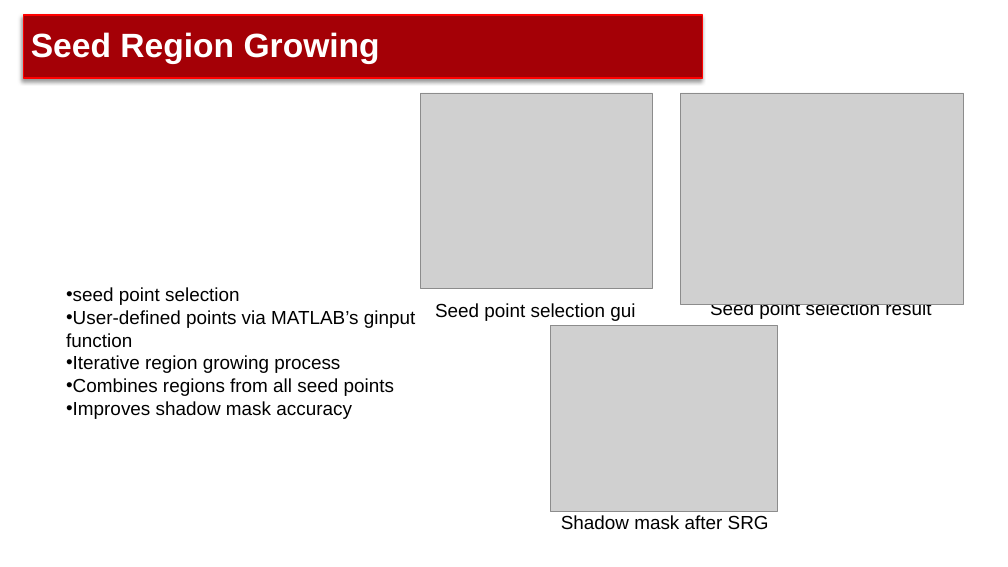
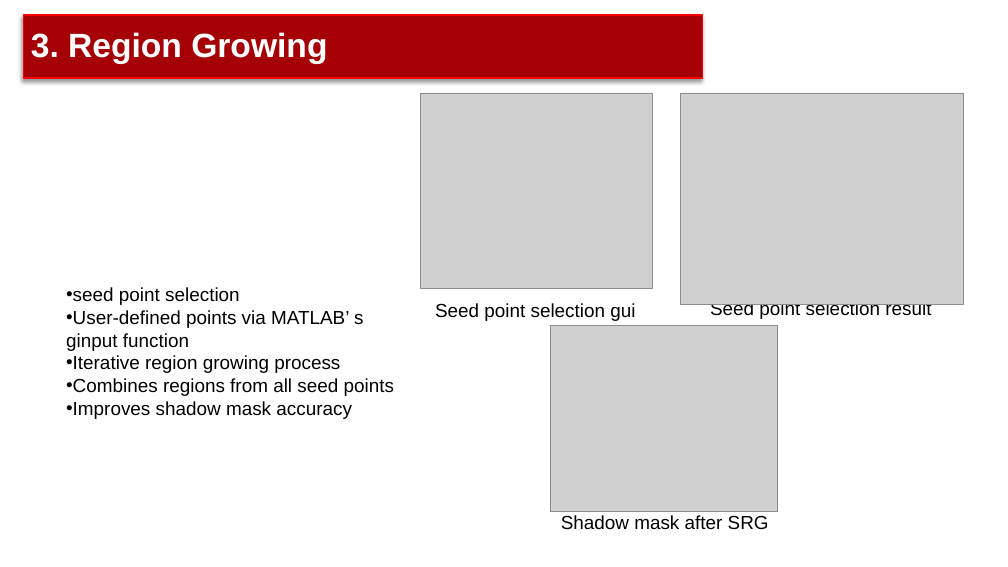
Before and after one commit to RealJustinNi/CS270-Digitial-Image-Processing-Project, a slide deck: slide 5 of DIP2024_Group2_pre.pptx. Drawn at 1008x567 pixels with LibreOffice and Linux fonts; fonts in the diff are those of the drawing; grey boxes stand for pictures; background and template pictures are left out. Boxes give left, top, right and bottom in pixels: in the first picture for what was removed or moved away, otherwise in the second. Text is boxed around its words. In the diff, an @@ line names an element or a change of style, - is before the commit and + after.

```diff
--- a/DIP2024_Group2_pre.pptx
+++ b/DIP2024_Group2_pre.pptx
@@ title at [31, 32, 327, 64]: text changed @@
-Seed Region Growing
+3. Region Growing
@@ text at [66, 310, 363, 351]: spaces changed @@
-• User-defined points via MATLAB’s ginput function
+• User-defined points via MATLAB’ s ginput function
```
Also in this commit, not shown: 2 other slides changed, 2 slides added, 2 slides removed.
